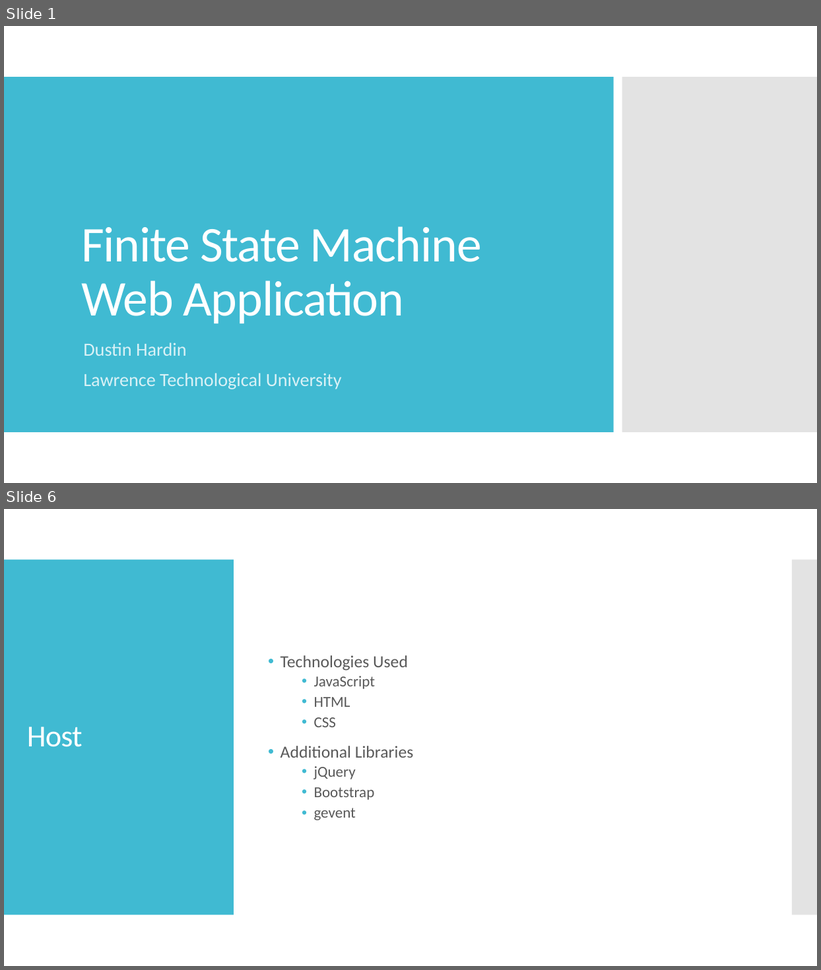
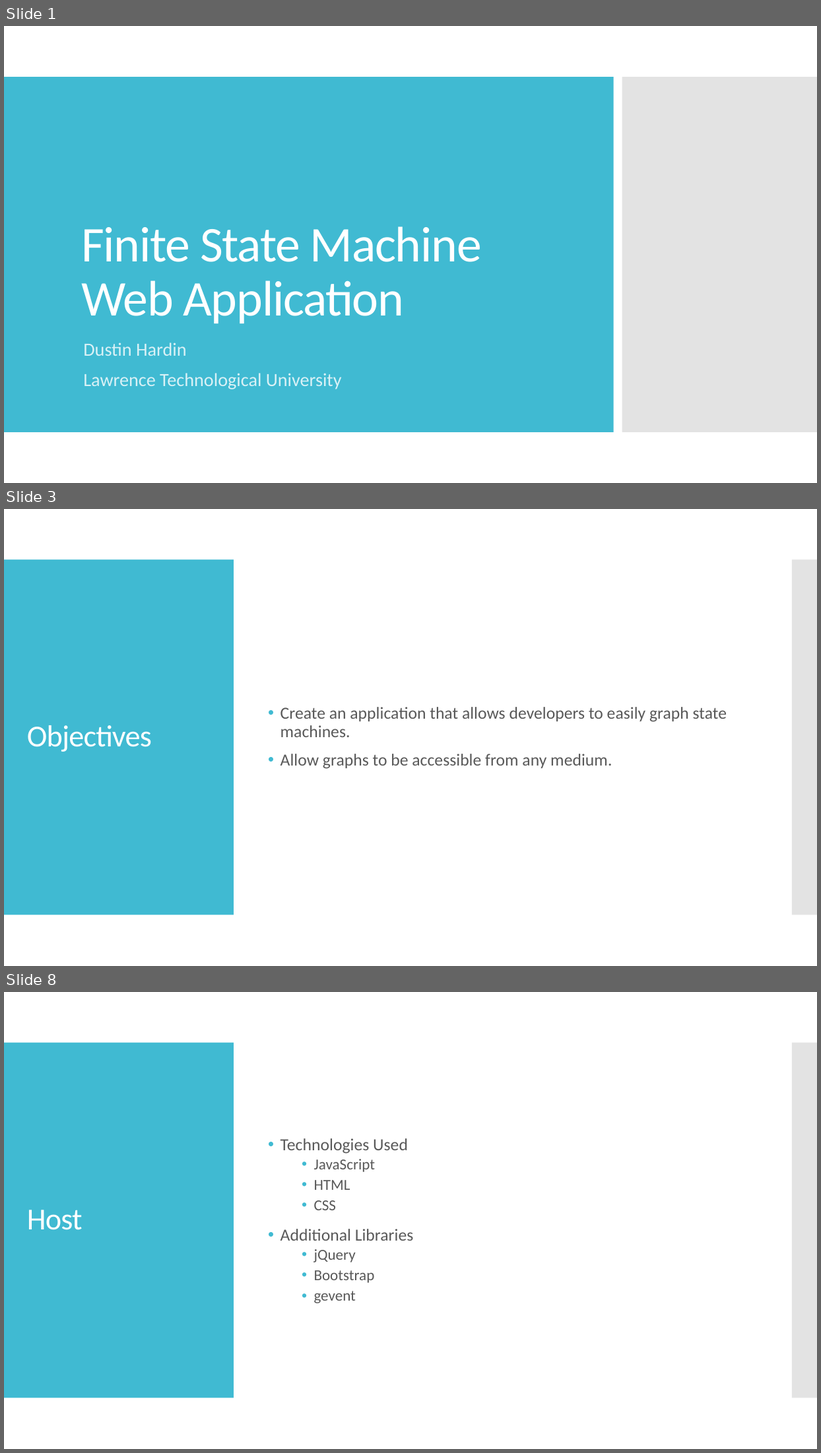
Before and after one commit to dhardin/Finite-State-Machine-Online, a slide deck: Presentation.pptx. Shown one above the other, each under a label of ours: slides 1 and 6 before the commit, slides 1, 3 and 8 after it; the slides between them are not shown. The pictures are 821x970 and 821x1453 pixels, drawn with LibreOffice and Linux fonts; fonts in the diff are those of the drawing. Boxes give left, top, right and bottom in pixels: in the first picture for what was removed or moved away, otherwise in the second. Text is boxed around its words. In the diff, an @@ line names an element or a change of style, - is before the commit and + after.

```diff
--- a/Presentation.pptx
+++ b/Presentation.pptx
@@ slide 3 added at bbox=[4, 509, 817, 966], background #FFFFFF; not listed: 2 template elements that a slide beside it also shows @@
@@ title added at bbox=[27, 725, 152, 752], 36 pt, text #FFFFFF @@
+Objectives
@@ text added at bbox=[281, 707, 727, 769], 20 pt, text #595959 @@
+• Create an application that allows developers to easily graph state machines.
+• Allow graphs to be accessible from any medium.
@@ what was slide 6 is now slide 8 @@
```
Also in this commit, not shown: 3 slides changed, 11 other slides added, 1 slide removed, 4 other files.
